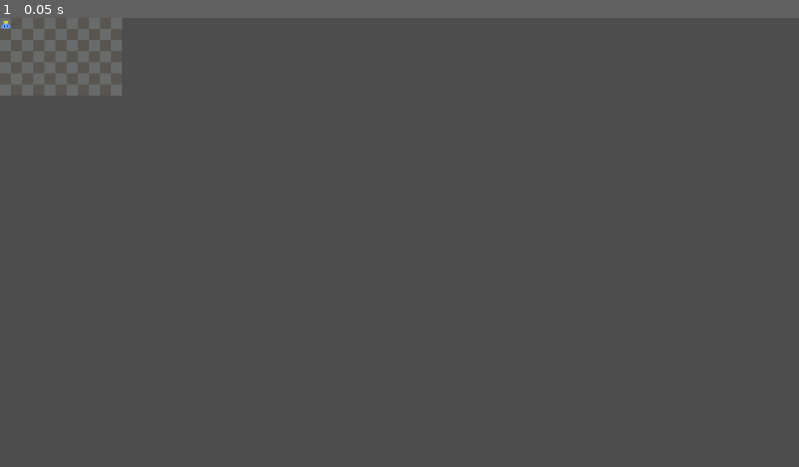
Above: before the commit, frame 1.
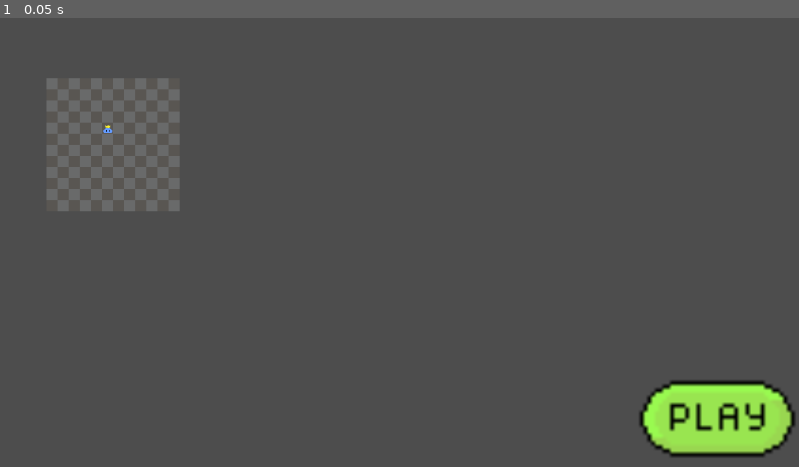
Above: after the commit, the same moment.

Repository: namuuu/GodotFirstTest
Game: Godot game, scene res://Scenes/test.tscn
Two runs of this game, one before a commit and one after it. Both use one fixed random seed, a clock stepped at 60 frames per second and the inputs below.
Inputs:
- Up to frame 1 (0.05 s): no input

The runs differ from the first frame. In frame 1, 6.1% of the frame differs, in the area x 0-100%, y 0-98%.

Commit message:
first level data

Diff:
--- a/Scenes/test.tscn
+++ b/Scenes/test.tscn
@@ -1,8 +1,10 @@
-[gd_scene load_steps=6 format=3 uid="uid://ddlyuwaxw0t23"]
+[gd_scene load_steps=8 format=3 uid="uid://ddlyuwaxw0t23"]
 
 [ext_resource type="Texture2D" uid="uid://b0xl80644jxlb" path="res://Assets/sol.png" id="1_8od7v"]
+[ext_resource type="Script" uid="uid://ctkqny5rmd7ef" path="res://Scripts/LevelScript.gd" id="1_ys1qc"]
 [ext_resource type="PackedScene" uid="uid://8mlbt4h4t0yi" path="res://Character/character.tscn" id="2_qc4db"]
 [ext_resource type="Script" uid="uid://mkcmoebp41ly" path="res://Scripts/CharacterScript.gd" id="4_ys1qc"]
+[ext_resource type="PackedScene" uid="uid://cwfybatvyuqci" path="res://UI/GameUI.tscn" id="5_35xla"]
 
 [sub_resource type="TileSetAtlasSource" id="TileSetAtlasSource_ys1qc"]
 texture = ExtResource("1_8od7v")
@@ -13,14 +15,20 @@
 sources/0 = SubResource("TileSetAtlasSource_ys1qc")
 
 [node name="TestScene" type="Node2D"]
+script = ExtResource("1_ys1qc")
+metadata/LevelSize = Vector2(5, 6)
+metadata/LevelOrigin = Vector2(0, 0)
 
 [node name="TileMap" type="TileMap" parent="."]
+position = Vector2(83, 167)
 tile_set = SubResource("TileSet_35xla")
 format = 2
 layer_0/tile_data = PackedInt32Array(0, 0, 0, -1, 0, 0, 65535, 65536, 0, -65536, 65536, 0, -65535, 0, 0, 1, 65536, 0, - …(2198 unchanged characters)…
 
 [node name="CharacterBody2D" parent="." instance=ExtResource("2_qc4db")]
-position = Vector2(9, 9)
+position = Vector2(156, 160)
 motion_mode = 1
 up_direction = Vector2(0, 1)
 script = ExtResource("4_ys1qc")
+
+[node name="GameUi" parent="." instance=ExtResource("5_35xla")]
--- /dev/null
+++ b/Scripts/LevelScript.gd
@@ -0,0 +1,18 @@
+extends Node
+
+func _ready() -> void:
+	var levelSize = get_meta("LevelSize")
+	print(levelSize)
+
+func getTileInfo(x: int, y: int):
+
+	if (x < get_meta("LevelOrigin").x || y < get_meta("LevelOrigin").y) :
+		return OBSTACLE_TYPE.WALL
+
+	if (x > get_meta("LevelOrigin").x + get_meta("LevelSize").x || y > get_meta("LevelOrigin").y + get_meta("LevelSize").y):
+		return OBSTACLE_TYPE.WALL
+
+enum OBSTACLE_TYPE {
+	NONE,
+	WALL
+}
--- /dev/null
+++ b/UI/GameUI.tscn
@@ -0,0 +1,20 @@
+[gd_scene load_steps=2 format=3 uid="uid://cwfybatvyuqci"]
+
+[ext_resource type="Texture2D" uid="uid://c40mp3meveyx8" path="res://Assets/play.png" id="1_ltpa0"]
+
+[node name="GameUi" type="Control"]
+layout_mode = 3
+anchors_preset = 15
+anchor_right = 1.0
+anchor_bottom = 1.0
+grow_horizontal = 2
+grow_vertical = 2
+
+[node name="TextureButton" type="TextureButton" parent="."]
+layout_mode = 0
+offset_left = 901.0
+offset_top = 486.0
+offset_right = 949.0
+offset_bottom = 526.0
+scale = Vector2(5.44, 5.44)
+texture_normal = ExtResource("1_ltpa0")
Binary file added: Assets/play.png
Not shown, added: Assets/play.png.import
Not shown, added: Scripts/LevelScript.gd.uid
